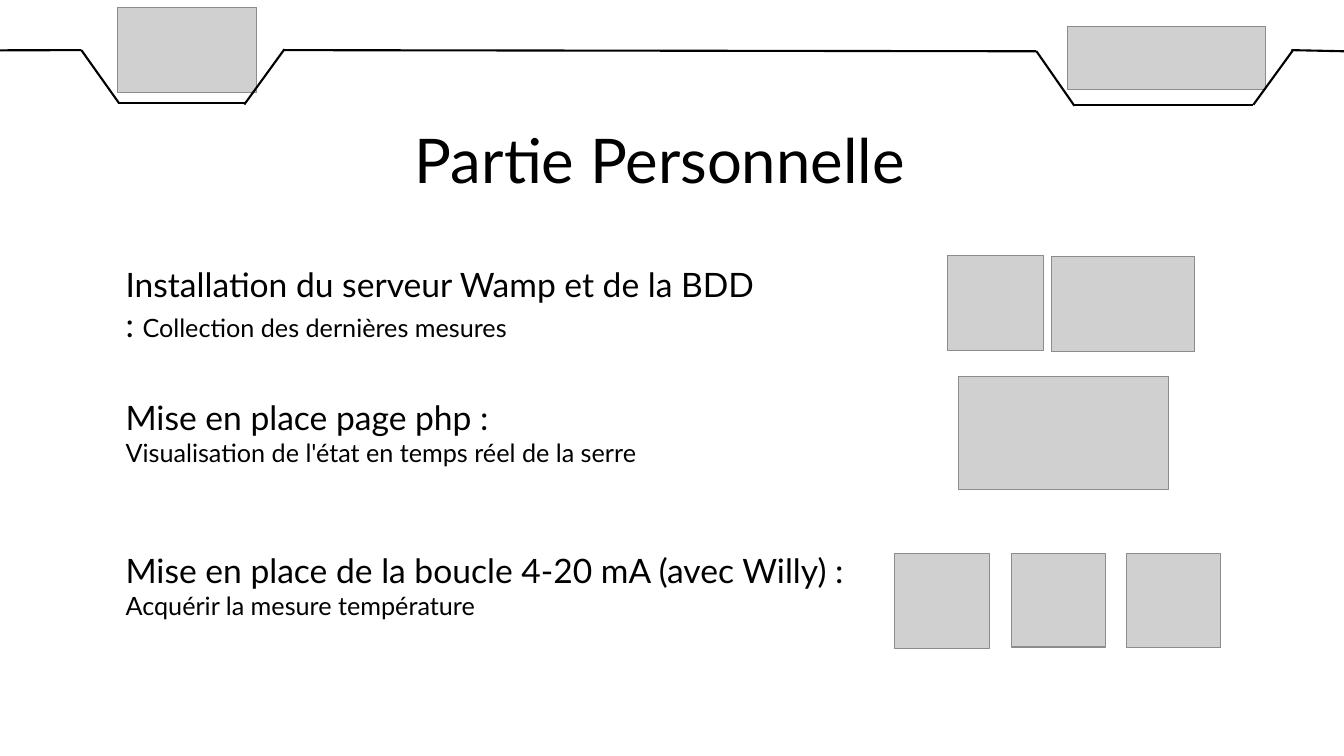
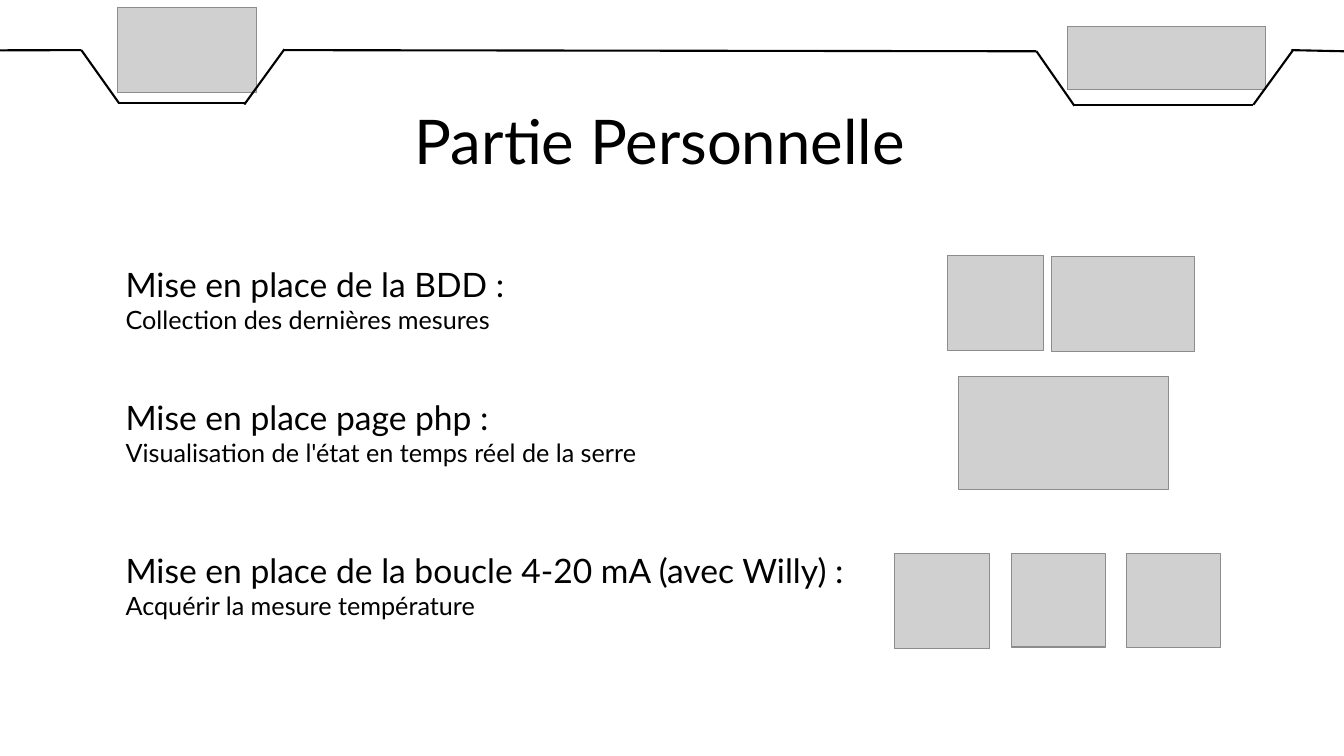
Before and after one commit to DylanChe/SupervisionSerre, a slide deck: slide 10 of oral_projet/revue_2/diaporama_revue_2_samuel.pptx (slide 5 before the commit). Drawn at 1344x756 pixels with LibreOffice and Linux fonts; fonts in the diff are those of the drawing; grey boxes stand for pictures. Boxes give left, top, right and bottom in pixels: in the first picture for what was removed or moved away, otherwise in the second. Text is boxed around its words. In the diff, an @@ line names an element or a change of style, - is before the commit and + after.

```diff
--- a/oral_projet/revue_2/diaporama_revue_2_samuel.pptx
+++ b/oral_projet/revue_2/diaporama_revue_2_samuel.pptx
@@ text "Partie Personnelle": place and size @@
-text "Partie Personnelle" at [415,137,905,184]
+text "Partie Personnelle" at [415,118,905,165]
@@ text at [126,272,490,330]: text changed; size 24 to 18 pt @@
-Installation du serveur Wamp et de la BDD : Collection des dernières mesures
+Mise en place de la BDD :
+Collection des dernières mesures
```
Also in this commit, not shown: 2 other slides changed, 2 slides added, 2 other files.
